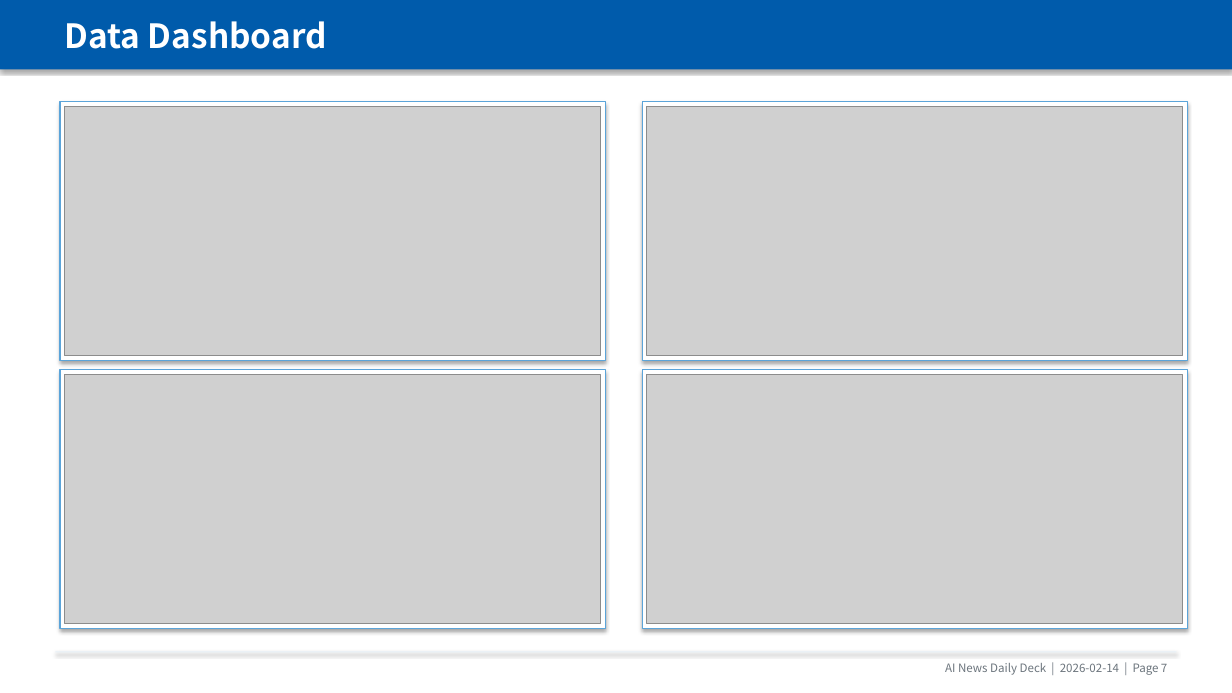
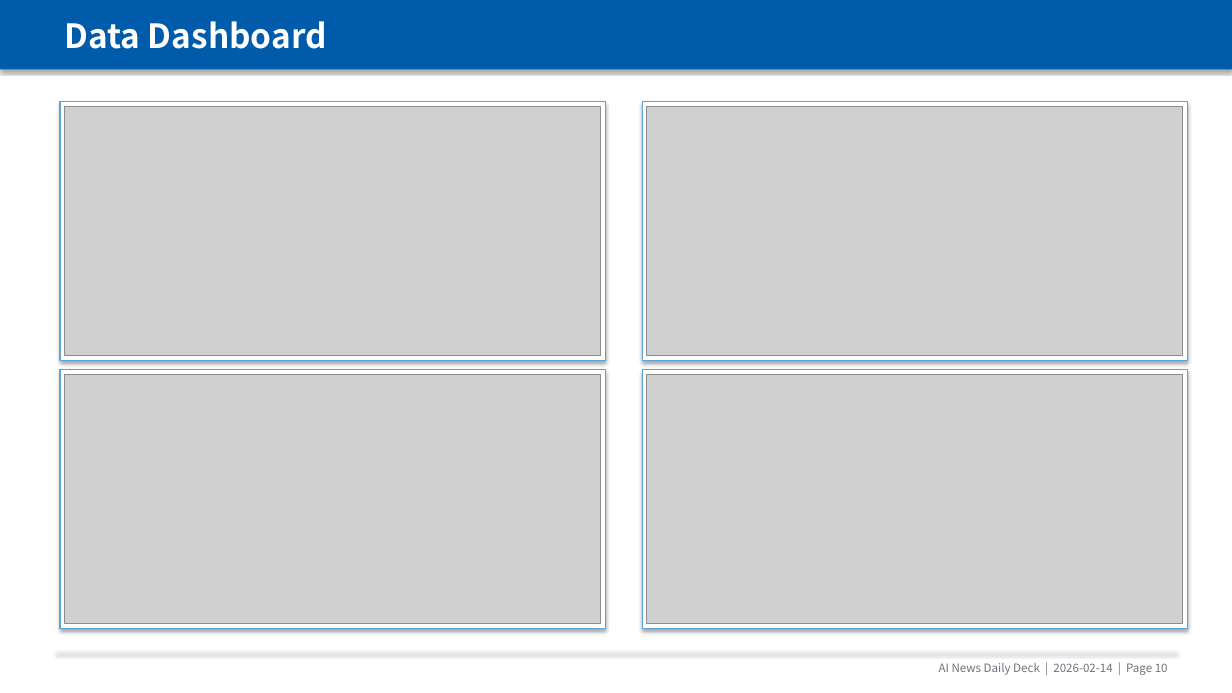
Before and after one commit to chel2311/ai-news-deck-reports, a slide deck: slide 11 of 2026-02-14/report_2026-02-14.pptx (slide 8 before the commit). Drawn at 1232x693 pixels with LibreOffice and Linux fonts; fonts in the diff are those of the drawing; grey boxes stand for pictures. Boxes give left, top, right and bottom in pixels: in the first picture for what was removed or moved away, otherwise in the second. Text is boxed around its words. In the diff, an @@ line names an element or a change of style, - is before the commit and + after.

Commit message:
Add 2026-02-14 daily report

```diff
--- a/2026-02-14/report_2026-02-14.pptx
+++ b/2026-02-14/report_2026-02-14.pptx
@@ text at [939,663,1168,675]: text changed @@
-AI News Daily Deck | 2026-02-14 | Page 7
+AI News Daily Deck | 2026-02-14 | Page 10
```
Also in this commit, not shown: 5 other slides changed, 6 slides added, 3 slides removed, 8 other files.
